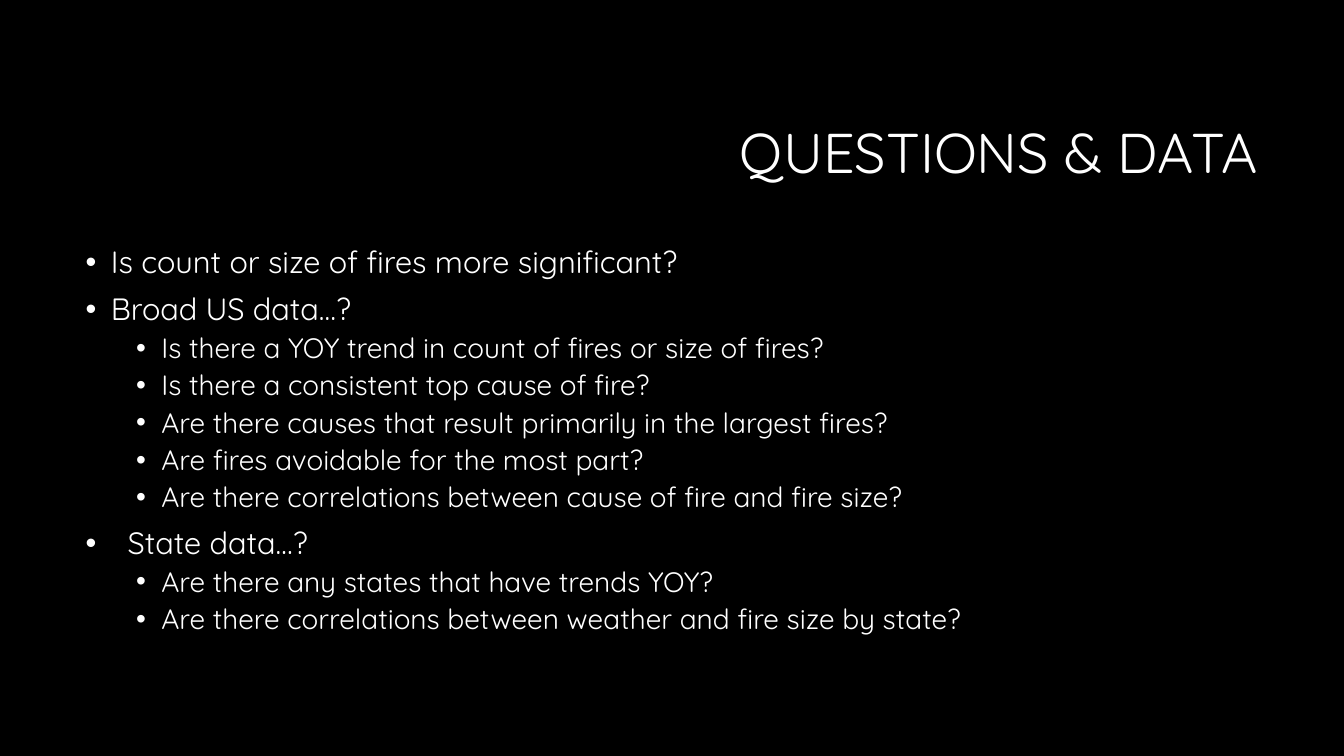
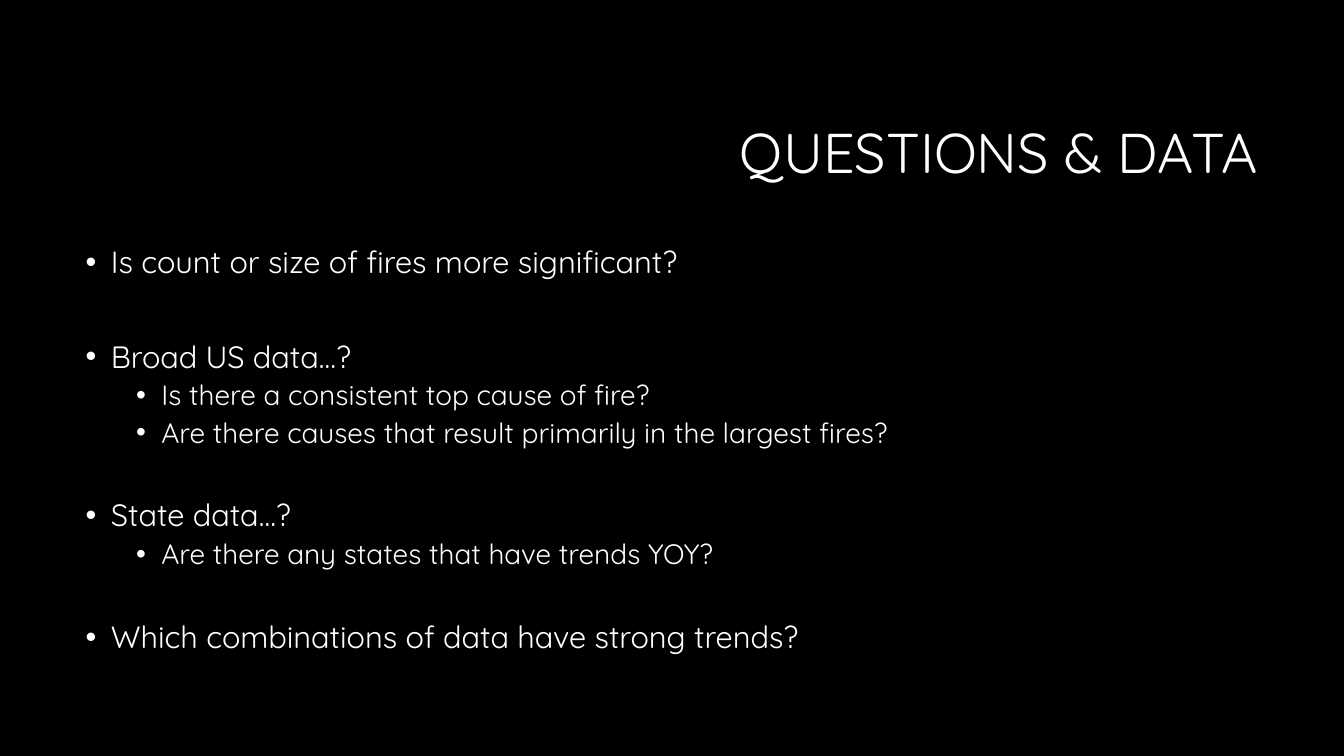
Before and after one commit to nvhabib91/project1, a slide deck: slide 3 of Presentation - Project 1.pptx. Drawn at 1344x756 pixels with LibreOffice and Linux fonts; fonts in the diff are those of the drawing; background and template pictures are left out. Boxes give left, top, right and bottom in pixels: in the first picture for what was removed or moved away, otherwise in the second. Text is boxed around its words. In the diff, an @@ line names an element or a change of style, - is before the commit and + after.

```diff
--- a/Presentation - Project 1.pptx
+++ b/Presentation - Project 1.pptx
@@ text at box(161, 337, 823, 359): paragraph removed @@
-  • Is there a YOY trend in count of fires or size of fires?
@@ text at box(161, 449, 902, 508): paragraphs removed @@
-  • Are fires avoidable for the most part?
-  • Are there correlations between cause of fire and fire size?
@@ text at box(111, 625, 798, 654): text changed; size 20 to 22 pt @@
-  • Are there correlations between weather and fire size by state?
+• Which combinations of data have strong trends?
```
Also in this commit, not shown: 7 other slides changed, 1 slide removed, 1 other file.
